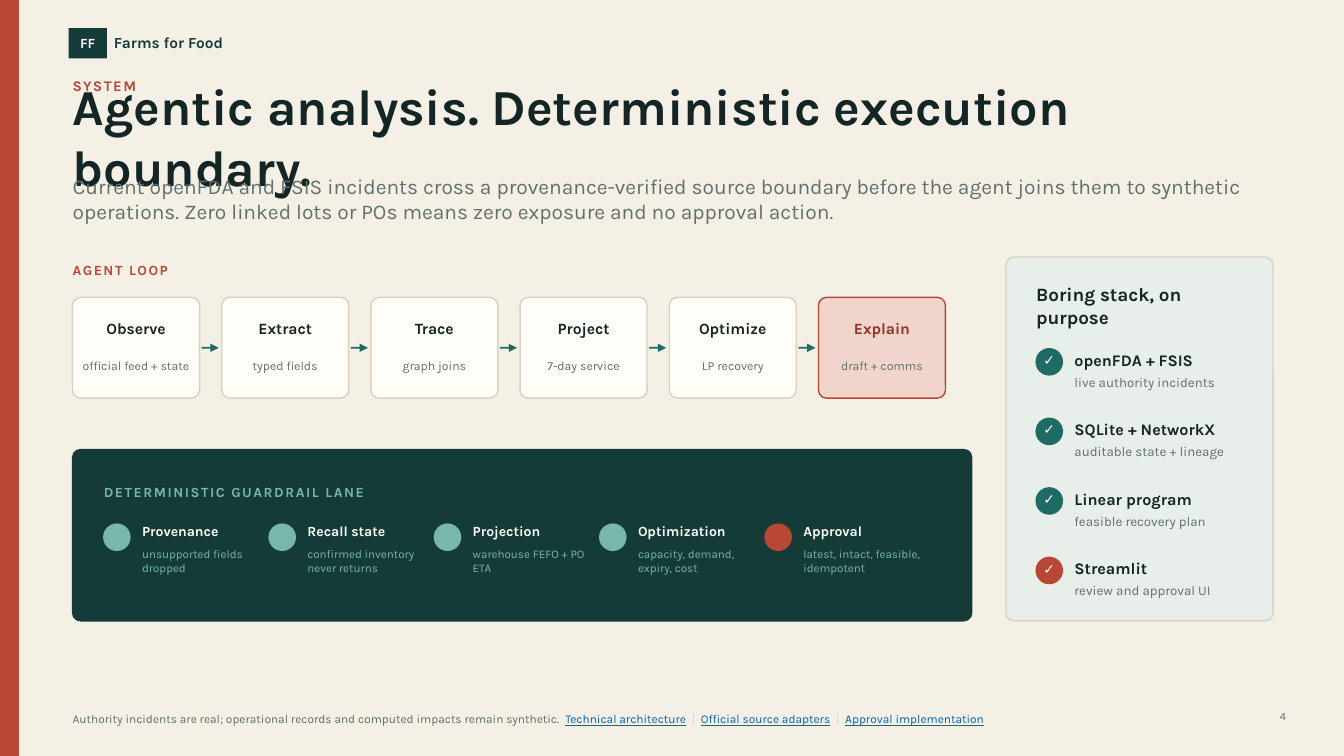
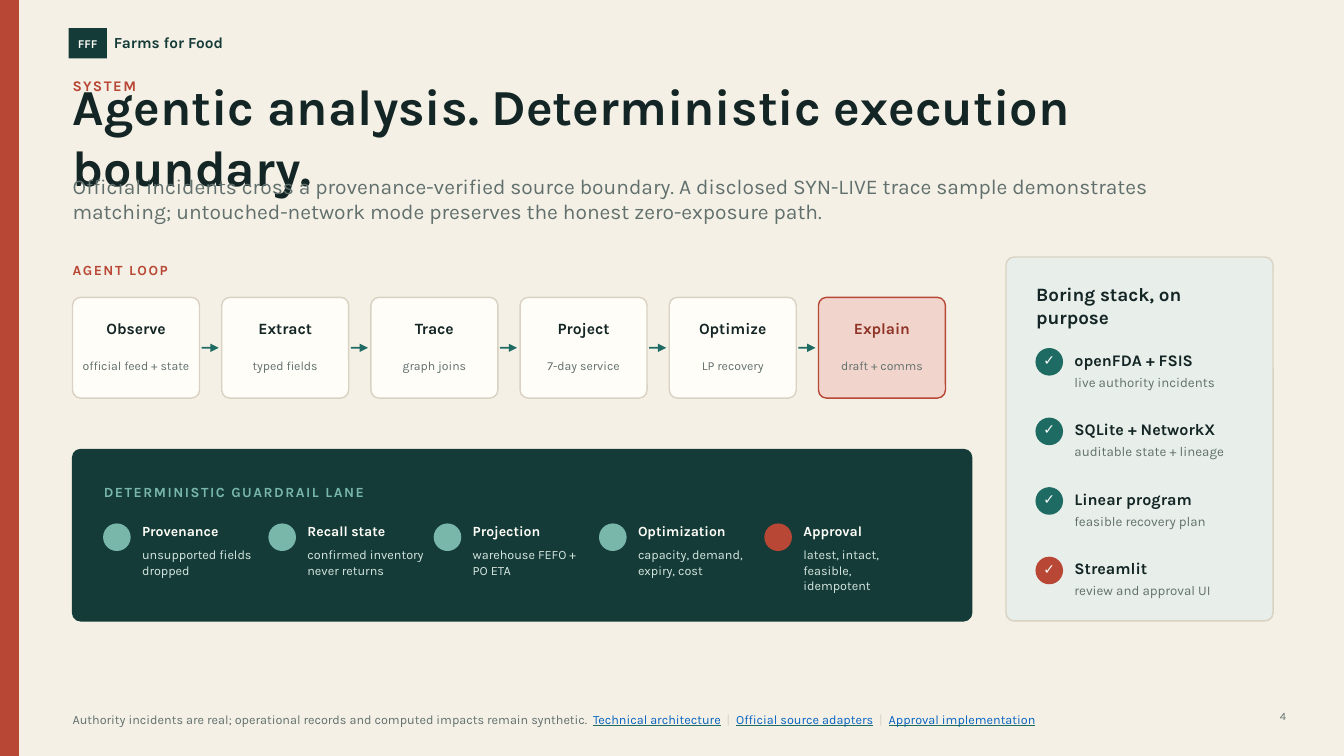
Before and after one commit to Sebastian-Alexis/ai_supplychain_foodbank, a slide deck: slide 4 of deliverables/Farms_for_Food_pitch_deck.pptx. Drawn at 1344x756 pixels with LibreOffice and Linux fonts; fonts in the diff are those of the drawing. Boxes give left, top, right and bottom in pixels: in the first picture for what was removed or moved away, otherwise in the second. Text is boxed around its words. In the diff, an @@ line names an element or a change of style, - is before the commit and + after.

Commit message:
Fix live incident matching and graph visibility

```diff
--- a/deliverables/Farms_for_Food_pitch_deck.pptx
+++ b/deliverables/Farms_for_Food_pitch_deck.pptx
@@ text in rectangle at [78, 40, 98, 48]: text changed; size 10 to 8.5 pt @@
-FF
+FFF
@@ text at [73, 175, 1147, 224]: text changed @@
-Current openFDA and FSIS incidents cross a provenance-verified source boundary before the agent joins them to synthetic operations. Zero linked lots or POs means zero exposure and no approval action.
+Official incidents cross a provenance-verified source boundary. A disclosed SYN-LIVE trace sample demonstrates matching; untouched-network mode preserves the honest zero-exposure path.
@@ size 8.3 to 9 pt, text colour #78B7A9 to #D7E7E1 in 5 elements at [142, 550, 251, 578], [307, 550, 424, 575], [473, 550, 566, 575], [638, 550, 742, 578], [803, 550, 879, 593] @@
@@ text "Authority incidents are real; operational ..." at [73, 715, 1035, 727]: size 8.5 to 9 pt @@
```
Also in this commit, not shown: 8 other slides changed, 9 other files.
